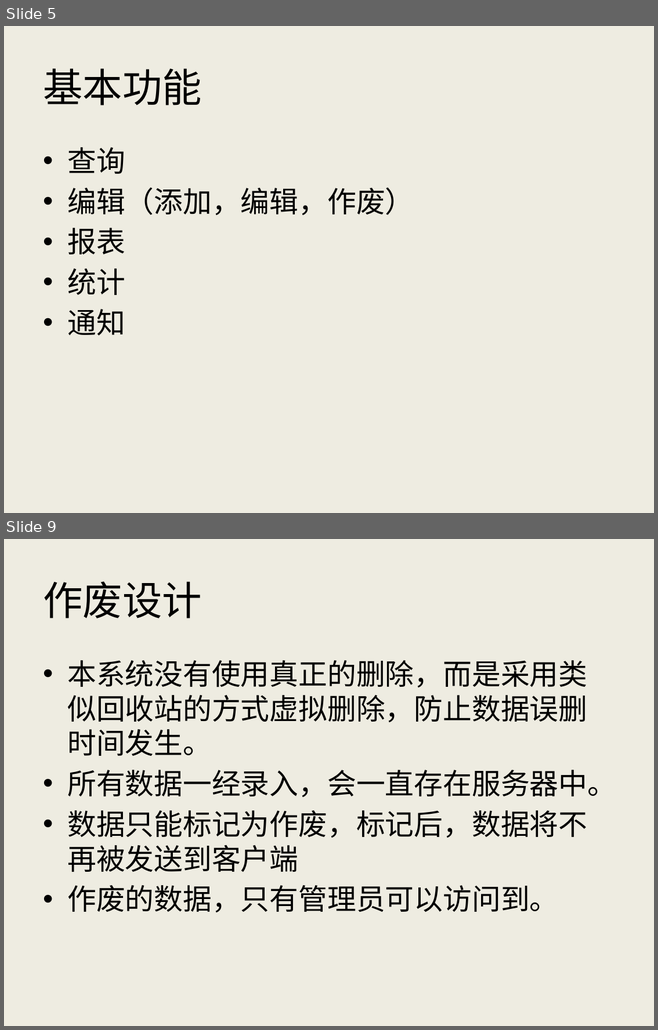
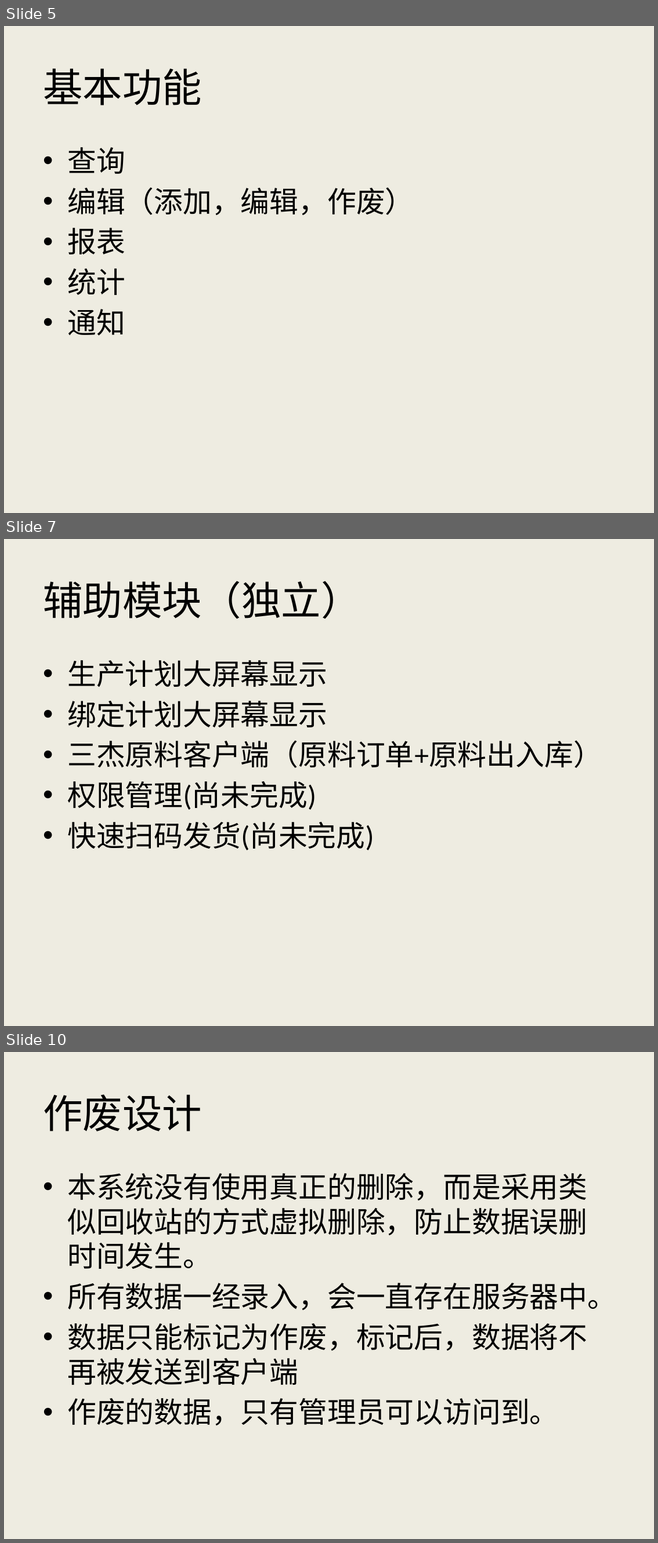
Before and after one commit to AlecSPb/PMS, a slide deck: PMSClient/Resource/Files/pmshelp_ch.pptx. Shown one above the other, each under a label of ours: slides 5 and 9 before the commit, slides 5, 7 and 10 after it; the slides between them are not shown. The pictures are 658x1030 and 658x1543 pixels, drawn with LibreOffice and Linux fonts; fonts in the diff are those of the drawing. Boxes give left, top, right and bottom in pixels: in the first picture for what was removed or moved away, otherwise in the second. Text is boxed around its words. In the diff, an @@ line names an element or a change of style, - is before the commit and + after.

```diff
--- a/PMSClient/Resource/Files/pmshelp_ch.pptx
+++ b/PMSClient/Resource/Files/pmshelp_ch.pptx
@@ slide 7 added at <box>4,539,654,1026</box>, background #EEECE1 @@
@@ title added at <box>43,581,360,619</box>, 44 pt, text #000000 @@
+辅助模块（独立）
@@ text added at <box>67,660,602,850</box>, 32 pt, text #000000 @@
+• 生产计划大屏幕显示
+• 绑定计划大屏幕显示
+• 三杰原料客户端（原料订单+原料出入库）
+• 权限管理(尚未完成)
+• 快速扫码发货(尚未完成)
@@ what was slide 9 is now slide 10 @@
```
Also in this commit, not shown: 3 slides changed, 2 other files.
